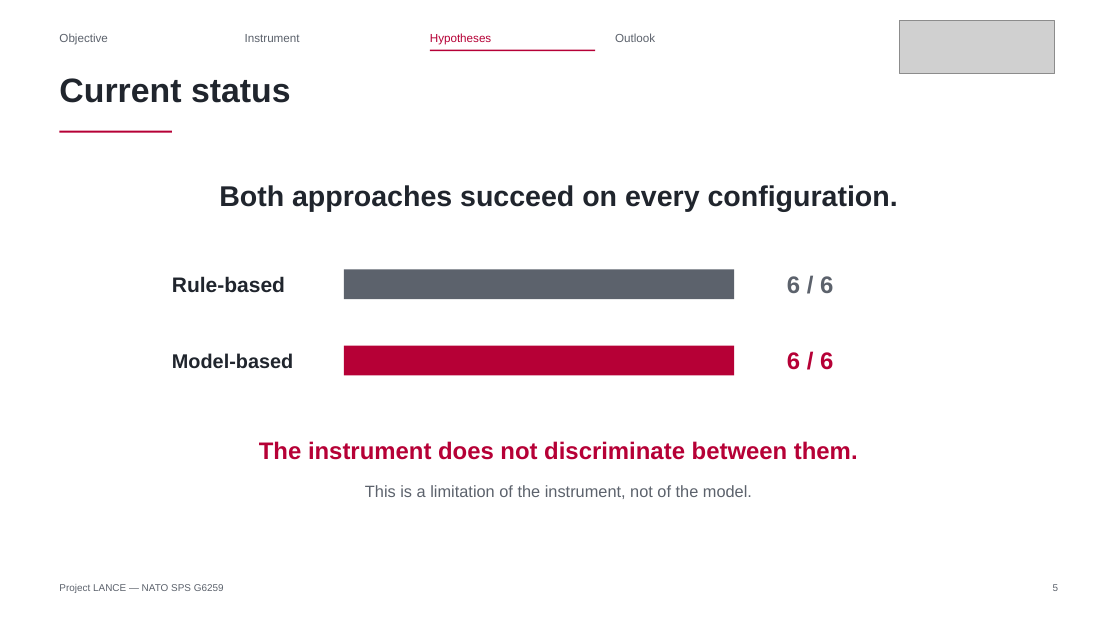
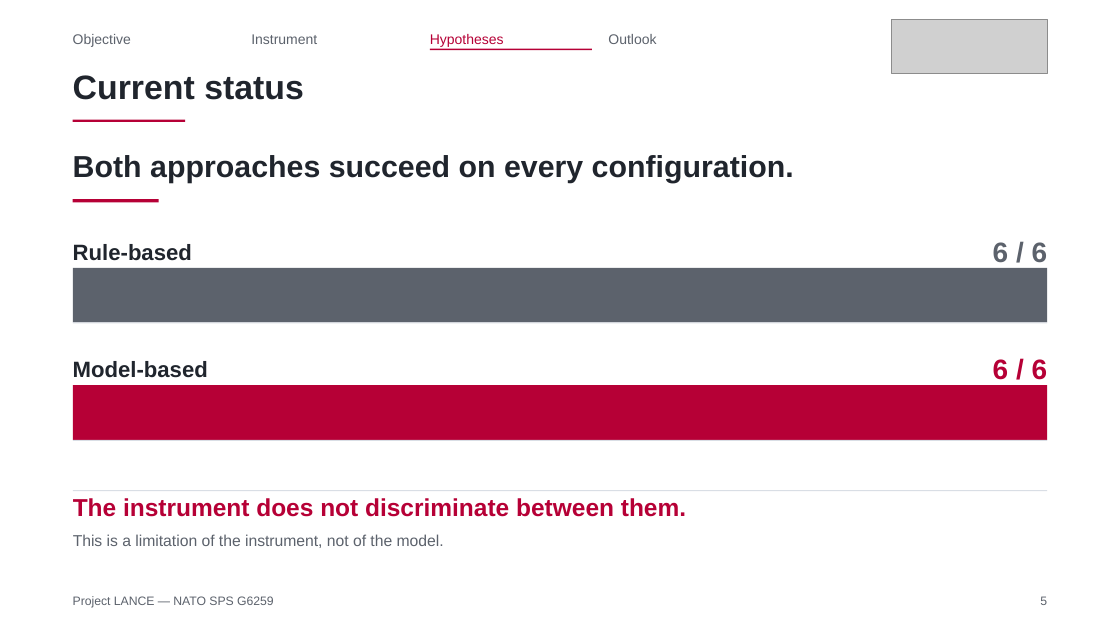
Before and after one commit to Tanguyvans/LANCE, a slide deck: slide 5 of objectifs/presentation-2026-10-23/slides.pptx. Drawn at 1120x630 pixels with LibreOffice and Linux fonts; fonts in the diff are those of the drawing; grey boxes stand for pictures. Boxes give left, top, right and bottom in pixels: in the first picture for what was removed or moved away, otherwise in the second. Text is boxed around its words. In the diff, an @@ line names an element or a change of style, - is before the commit and + after.

```diff
--- a/objectifs/presentation-2026-10-23/slides.pptx
+++ b/objectifs/presentation-2026-10-23/slides.pptx
@@ size 10 to 12 pt in 4 elements at bbox=[430, 34, 504, 47], bbox=[251, 34, 317, 44], bbox=[608, 34, 656, 44], bbox=[73, 34, 131, 47] @@
@@ text "Objective": place and size @@
-text "Objective" at bbox=[59, 33, 107, 45]
+text "Objective" at bbox=[73, 34, 131, 47]
@@ text "Outlook": place and size @@
-text "Outlook" at bbox=[615, 33, 655, 42]
+text "Outlook" at bbox=[608, 34, 656, 44]
@@ picture: place and size @@
-picture at bbox=[900, 20, 1055, 73]
+picture at bbox=[891, 20, 1048, 74]
@@ text "Current status": place and size @@
-text "Current status" at bbox=[59, 78, 291, 103]
+text "Current status" at bbox=[73, 75, 304, 100]
@@ rectangle: place and size @@
-rectangle at bbox=[430, 50, 596, 51]
+rectangle at bbox=[430, 49, 592, 50]
@@ text "Both approaches succeed on every ...": place and size @@
-text "Both approaches succeed on every ..." at bbox=[219, 185, 898, 212]
+text "Both approaches succeed on every ..." at bbox=[73, 155, 794, 183]
@@ text "Both approaches succeed on every ..." at bbox=[73, 155, 794, 183]: size 24.5 to 26 pt; alignment centre to left; vertical alignment middle to top @@
@@ rectangle: place and size @@
-rectangle at bbox=[60, 131, 172, 133]
+rectangle at bbox=[73, 120, 186, 123]
@@ rectangle added at bbox=[73, 199, 159, 202], fill #B60036 @@
@@ text "Rule-based": place and size @@
-text "Rule-based" at bbox=[172, 276, 285, 293]
+text "Rule-based" at bbox=[73, 244, 192, 261]
@@ text "Rule-based" at bbox=[73, 244, 192, 261]: size 18 to 19 pt @@
@@ text "6 / 6" at bbox=[993, 242, 1048, 263]: size 20.5 to 24 pt; alignment centre to right @@
@@ text "6 / 6": place and size @@
-text "6 / 6" at bbox=[787, 276, 833, 293]
+text "6 / 6" at bbox=[993, 242, 1048, 263]
@@ rectangle: place and size @@
-rectangle at bbox=[344, 270, 734, 299]
+rectangle at bbox=[73, 268, 1048, 323]
@@ rectangle added at bbox=[73, 323, 1048, 323], fill #D9DEE5 @@
@@ text "Model-based": place and size @@
-text "Model-based" at bbox=[172, 353, 293, 369]
+text "Model-based" at bbox=[73, 361, 208, 378]
@@ text "Model-based" at bbox=[73, 361, 208, 378]: size 17 to 19 pt @@
@@ text "6 / 6": place and size @@
-text "6 / 6" at bbox=[787, 352, 833, 370]
+text "6 / 6" at bbox=[993, 359, 1048, 380]
@@ text "6 / 6" at bbox=[993, 359, 1048, 380]: size 20.5 to 24 pt; alignment centre to right @@
@@ rectangle: place and size @@
-rectangle at bbox=[344, 345, 734, 375]
+rectangle at bbox=[73, 386, 1048, 440]
@@ rectangle added at bbox=[73, 440, 1048, 441], fill #D9DEE5 @@
@@ text "The instrument does not discriminate ...": place and size @@
-text "The instrument does not discriminate ..." at bbox=[259, 441, 858, 460]
+text "The instrument does not discriminate ..." at bbox=[73, 498, 686, 517]
@@ text "The instrument does not discriminate ..." at bbox=[73, 498, 686, 517]: size 20.5 to 21 pt; alignment centre to left; vertical alignment middle to top @@
@@ rectangle added at bbox=[73, 490, 1048, 491], fill #D9DEE5 @@
@@ text "This is a limitation of ...": place and size @@
-text "This is a limitation of ..." at bbox=[365, 485, 752, 499]
+text "This is a limitation of ..." at bbox=[73, 534, 444, 548]
@@ text "This is a limitation of ..." at bbox=[73, 534, 444, 548]: size 14 to 13.5 pt; alignment centre to left; vertical alignment middle to top @@
@@ text "Project LANCE — NATO SPS ...": place and size @@
-text "Project LANCE — NATO SPS ..." at bbox=[59, 584, 224, 593]
+text "Project LANCE — NATO SPS ..." at bbox=[73, 596, 274, 608]
@@ text "Project LANCE — NATO SPS ..." at bbox=[73, 596, 274, 608]: size 8.5 to 10.5 pt @@
@@ text "5" at bbox=[1040, 596, 1047, 605]: size 8.5 to 10.5 pt @@
@@ text "5": place and size @@
-text "5" at bbox=[1053, 584, 1059, 591]
+text "5" at bbox=[1040, 596, 1047, 605]
```
Also in this commit, not shown: 9 other slides changed, 7 other files.
